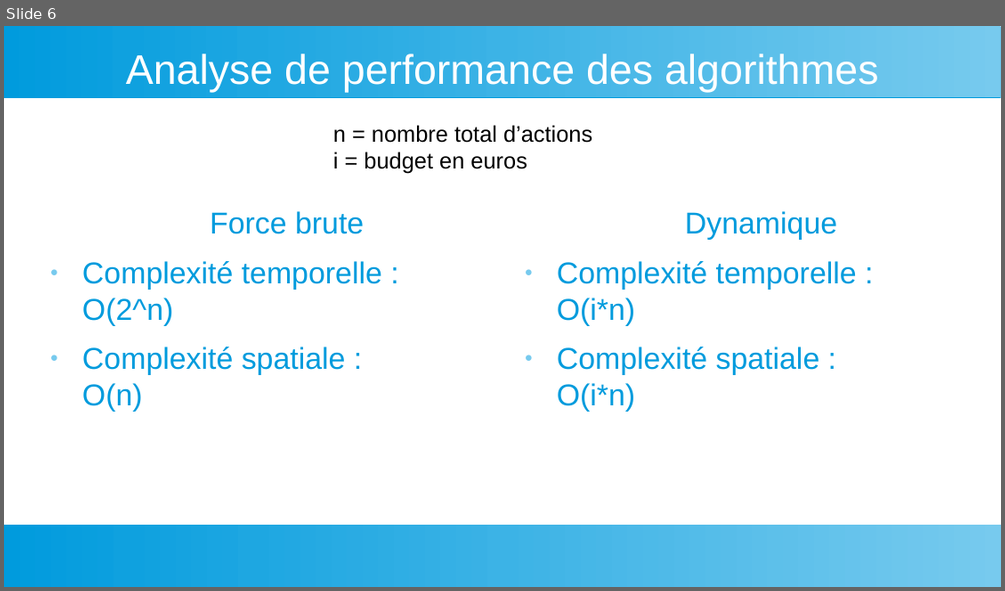
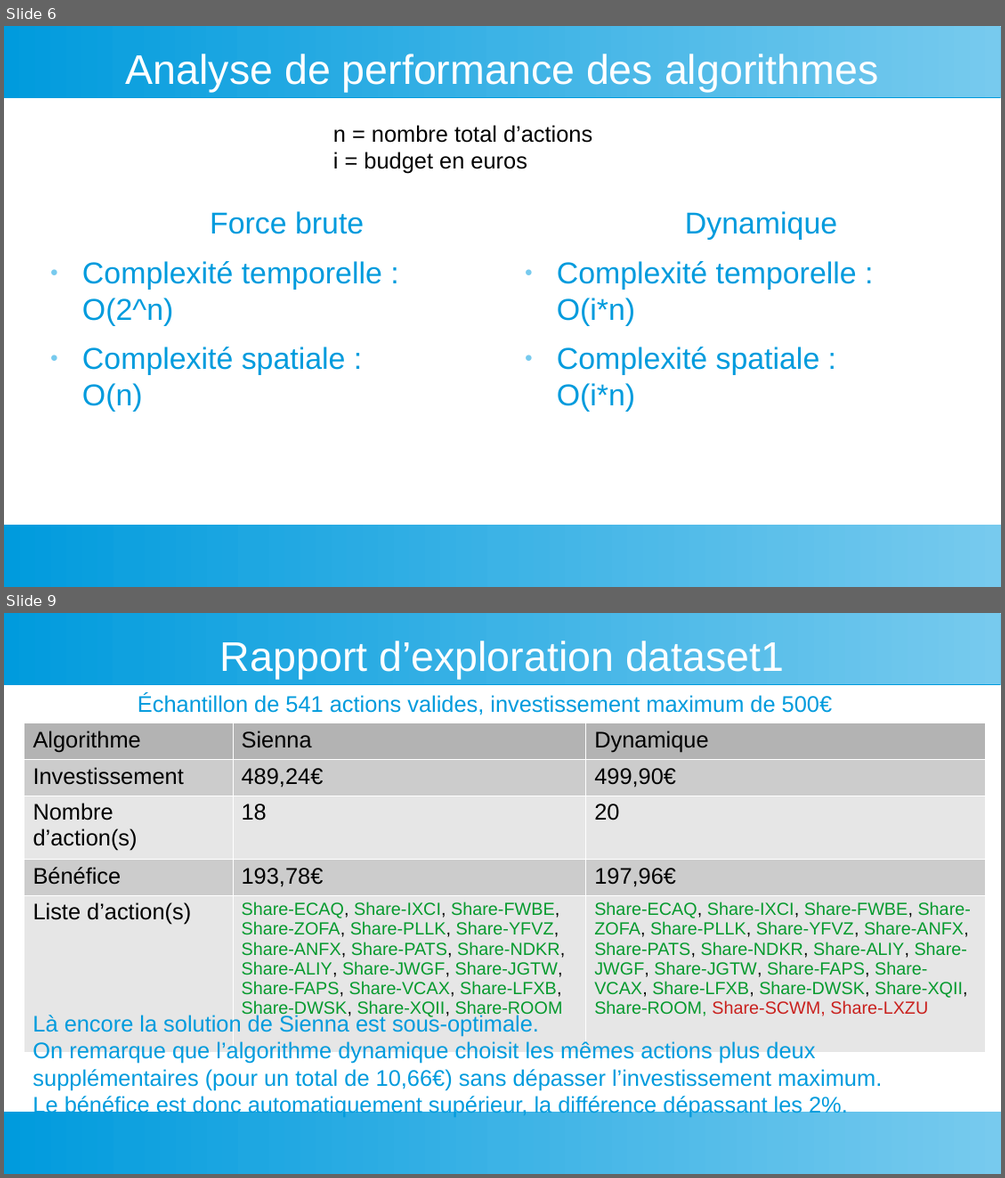
Before and after one commit to YoannDeb/AlgoInvest, a slide deck: Docs/Présentation.odp. Shown one above the other, each under a label of ours: slide 6 before the commit, slides 6 and 9 after it; the slides between them are not shown. The pictures are 1005x591 and 1005x1178 pixels, drawn with LibreOffice and Linux fonts; fonts in the diff are those of the drawing. Boxes give left, top, right and bottom in pixels: in the first picture for what was removed or moved away, otherwise in the second. Text is boxed around its words. In the diff, an @@ line names an element or a change of style, - is before the commit and + after.

```diff
--- a/Docs/Présentation.odp
+++ b/Docs/Présentation.odp
@@ slide 9 added at (4,613,1001,1174), background #FFFFFF; not listed: 2 template elements that a slide beside it also shows @@
@@ title added at (220,641,784,679), 33 pt, text #FFFFFF @@
+Rapport d’exploration dataset1
@@ text added at (138,694,832,715), 18 pt, text #009BDD @@
+Échantillon de 541 actions valides, investissement maximum de 500€
@@ table added at (24,723,985,1022), 5 rows, 3 columns @@
+Algorithme | Sienna | Dynamique
+Investissement | 489,24€ | 499,90€
+Nombre d’action(s) | 18 | 20
+Bénéfice | 193,78€ | 197,96€
+Liste d’action(s) | Share-ECAQ, Share-IXCI, Share-FWBE, Share-ZOFA, Share-PLLK, Share-YFVZ, Share-ANFX, Share-PATS, Share-NDKR, Share-ALIY, Share-JWGF, Share-JGTW, Share-FAPS, Share-VCAX, Share-LFXB, Share-DWSK, Share-XQII, Share-ROOM | Share-ECAQ, Share-IXCI, Share-FWBE, Share-ZOFA, Share-PLLK, Share-YFVZ, Share-ANFX, Share-PATS, Share-NDKR, Share-ALIY, Share-JWGF, Share-JGTW, Share-FAPS, Share-VCAX, Share-LFXB, Share-DWSK, Share-XQII, Share-ROOM, Share-SCWM, Share-LXZU
@@ text added at (32,1013,882,1118), 18 pt, text #009BDD @@
+Là encore la solution de Sienna est sous-optimale.
+On remarque que l’algorithme dynamique choisit les mêmes actions plus deux supplémentaires (pour un total de 10,66€) sans dépasser l’investissement maximum.
+Le bénéfice est donc automatiquement supérieur, la différence dépassant les 2%.
```
Also in this commit, not shown: 4 slides changed, 1 other slide added, 2 slides removed, 2 other files.
